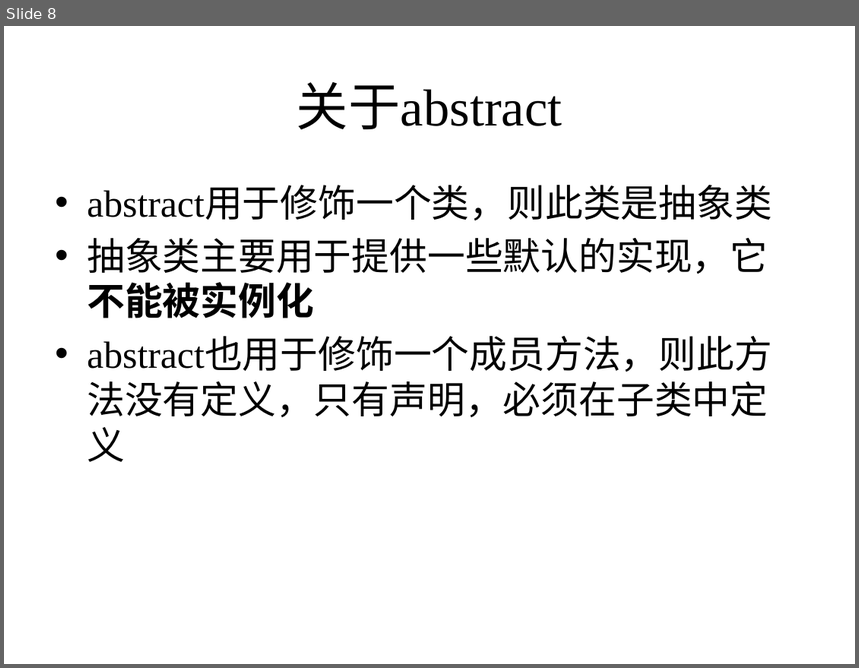
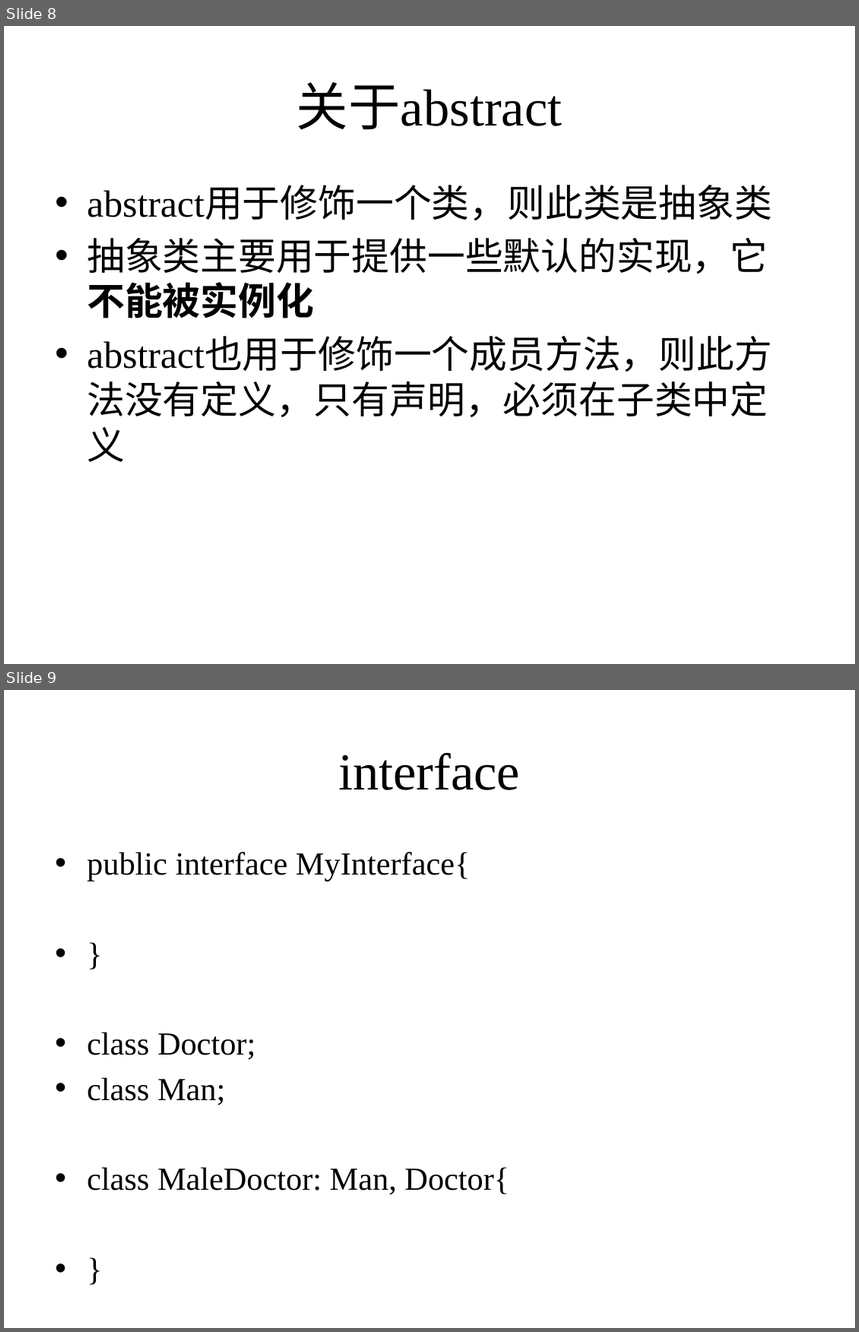
Before and after one commit to zhutao2015/JavaCourse, a slide deck: lesson9/class-remaining.pptx. Shown one above the other, each under a label of ours: slide 8 before the commit, slides 8 and 9 after it. The pictures are 859x668 and 859x1332 pixels, drawn with LibreOffice and Linux fonts; fonts in the diff are those of the drawing. Boxes give left, top, right and bottom in pixels: in the first picture for what was removed or moved away, otherwise in the second. Text is boxed around its words. In the diff, an @@ line names an element or a change of style, - is before the commit and + after.

```diff
--- a/lesson9/class-remaining.pptx
+++ b/lesson9/class-remaining.pptx
@@ slide 9 added at [4,690,855,1328], background #FFFFFF @@
@@ title added at [338,753,520,790], 44 pt, text #000000 @@
+interface
@@ text added at [87,852,509,1195], 27.2 pt, text #000000 @@
+• public interface MyInterface{
+• }
+• class Doctor;
+• class Man;
+• class MaleDoctor: Man, Doctor{
+• }
```
Also in this commit, not shown: 1 slide changed, 13 other files.
